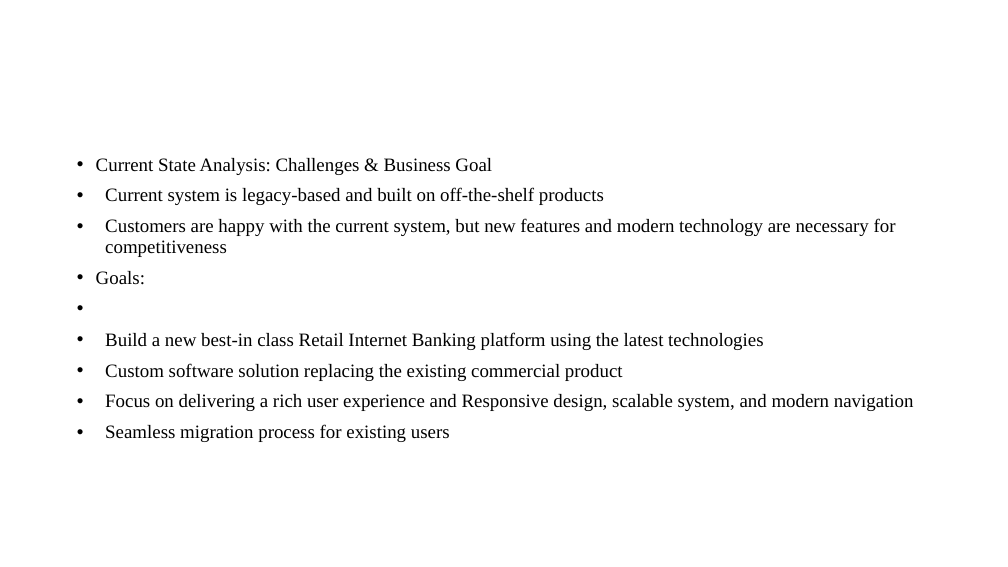
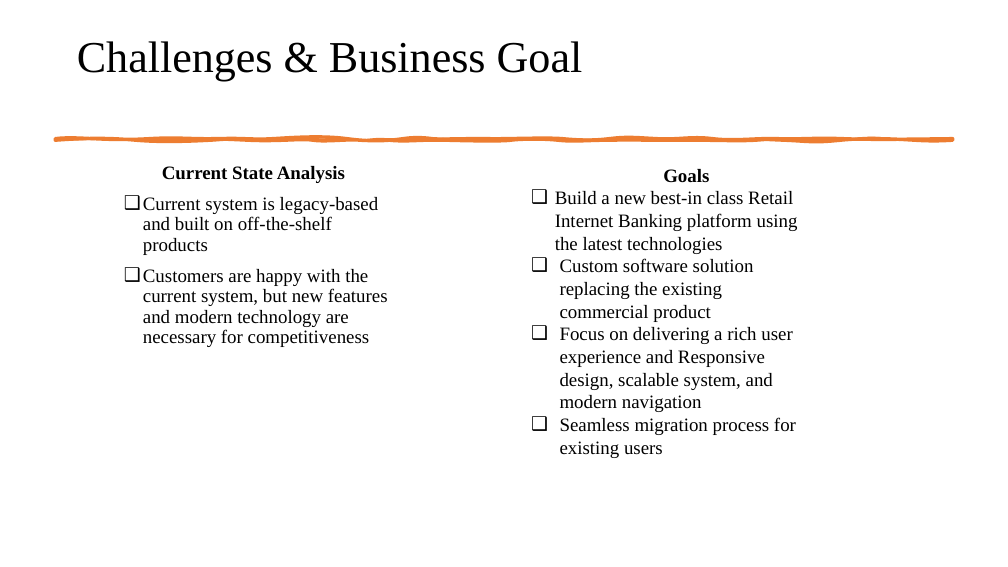
Before and after one commit to itsmeneeraj/alpha, a slide deck: slide 3 of Study - Note.pptx (slide 10 before the commit). Drawn at 1008x567 pixels with LibreOffice and Linux fonts; fonts in the diff are those of the drawing. Boxes give left, top, right and bottom in pixels: in the first picture for what was removed or moved away, otherwise in the second. Text is boxed around its words. In the diff, an @@ line names an element or a change of style, - is before the commit and + after.

```diff
--- a/Study - Note.pptx
+++ b/Study - Note.pptx
@@ title added at (x1=77, y1=41, x2=583, y2=82), 42 pt, text #000000 @@
+Challenges & Business Goal
@@ freeform shape added at (x1=55, y1=138, x2=953, y2=140), fill #ED7D31, outline #ED7D31 3.25 pt @@
@@ text "Current State Analysis" moved from (x1=96, y1=158, x2=914, y2=442) to (x1=143, y1=166, x2=388, y2=347) @@
@@ text at (x1=162, y1=166, x2=345, y2=183): text changed; bold on @@
-• Current State Analysis: Challenges & Business Goal
+Current State Analysis
@@ text added at (x1=555, y1=169, x2=798, y2=458), 18 pt, text #000000 @@
+Goals
+❑ Build a new best-in class Retail Internet Banking platform using the latest technologies
+❑ Custom software solution replacing the existing commercial product
+❑ Focus on delivering a rich user experience and Responsive design, scalable system, and modern navigation
+❑ Seamless migration process for existing users
@@ text at (x1=143, y1=197, x2=388, y2=347): bullet • to ❑ @@
@@ text at (x1=96, y1=271, x2=914, y2=442): paragraphs removed @@
-• Goals:
-• Build a new best-in class Retail Internet Banking platform using the latest technologies
-• Custom software solution replacing the existing commercial product
-• Focus on delivering a rich user experience and Responsive design, scalable system, and modern navigation
-• Seamless migration process for existing users
```
Also in this commit, not shown: 5 other slides changed, 1 slide added, 5 slides removed.
